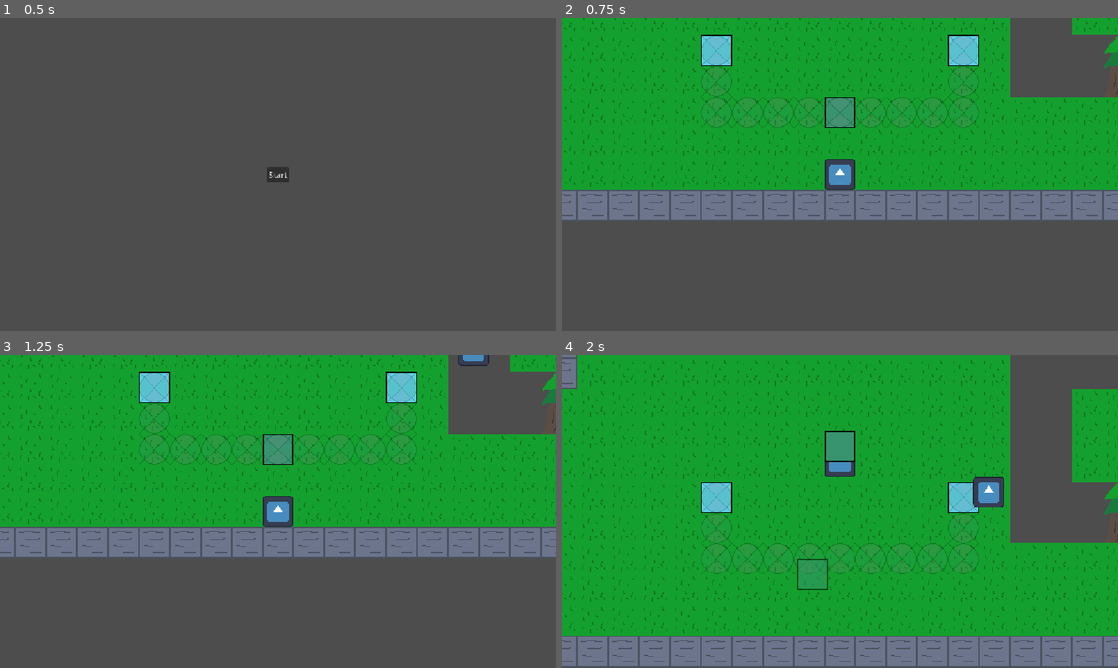
Above: before the commit, frames 1-4 (two rows, left to right).
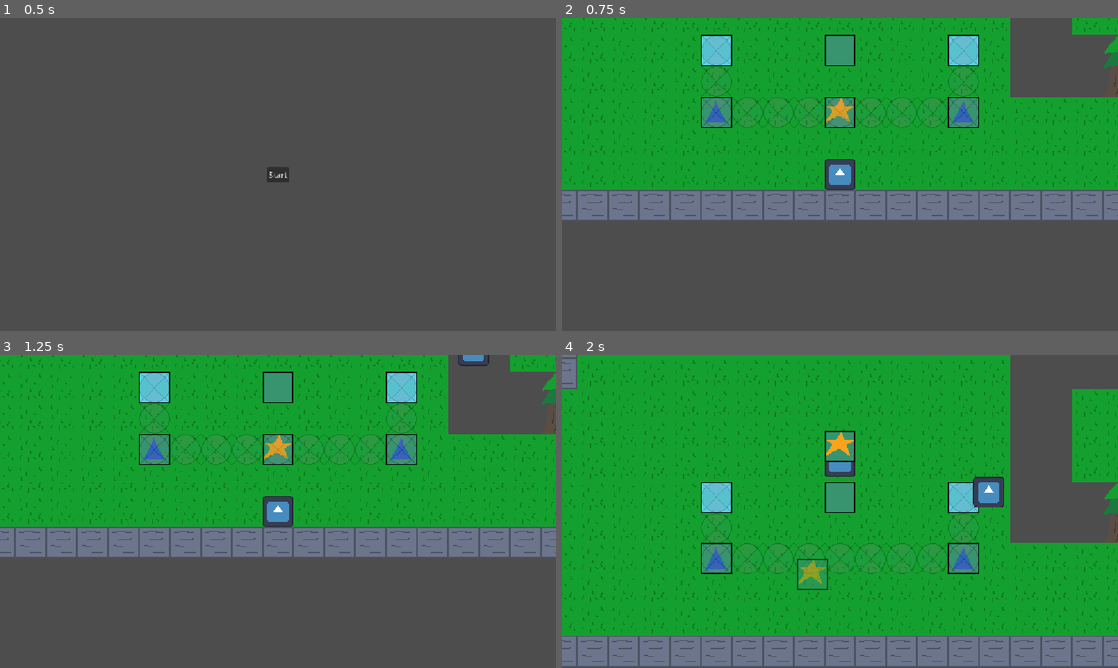
Above: after the commit, the same moments.

Repository: Deeeeelan/serious-game
Game: Godot game, scene res://scenes/title_screen.tscn
The game is run twice, just before and just after one commit, with the same random seed, the same clock (stepped at 60 frames per second) and the same inputs. The engine's default icon, where the game draws it, is replaced by a stand-in: a white triangle on a blue panel in a dark square.
Inputs (mouse positions are in pixels of both pictures, inside the frame that each line leads up to):
- Up to frame 1 (0.5 s): no input
- Up to frame 2 (0.75 s): click "Start" at 0.5 s
- Up to frame 3 (1.25 s): no input
- Up to frame 4 (2 s): tap Enter at 1.25 s; move the mouse to (812, 574) at 1.27 s; hold W (up) from 1.28 s (still down); hold Q (drop) from 1.28 s (still down); click (812, 574) at 1.42 s; tap Space (interact) at 1.55 s

Frame 1 is identical in both runs. In frame 2, 1.8% of the frame differs, in the area x 25-75%, y 5-36%; in frame 3, 1.8%; in frame 4, 2.0%, in the area x 25-75%, y 24-74%.

Commit message:
Add functionality for scene based tile throwing

Diff:
--- /dev/null
+++ b/assets/special_tiles/base.tscn
@@ -0,0 +1,24 @@
+[gd_scene format=3 uid="uid://cok3lnntxar2j"]
+
+[ext_resource type="Texture2D" uid="uid://bipbhssvt8030" path="res://assets/images/tilemaps/spritemap.png" id="1_tkinf"]
+[ext_resource type="Script" uid="uid://6gtukjsaidgw" path="res://scripts/buildings/building.gd" id="1_x2ohm"]
+
+[sub_resource type="AtlasTexture" id="AtlasTexture_6sj1v"]
+atlas = ExtResource("1_tkinf")
+region = Rect2(64, 0, 32, 32)
+
+[sub_resource type="RectangleShape2D" id="RectangleShape2D_8tn5n"]
+size = Vector2(32, 32)
+
+[node name="Base" type="Area2D" unique_id=455888610]
+collision_layer = 2
+collision_mask = 2
+script = ExtResource("1_x2ohm")
+atlas_texture = Vector2i(2, 0)
+health = 1000
+
+[node name="Sprite2D" type="Sprite2D" parent="." unique_id=1742097956]
+texture = SubResource("AtlasTexture_6sj1v")
+
+[node name="CollisionShape2D" type="CollisionShape2D" parent="." unique_id=1243386754]
+shape = SubResource("RectangleShape2D_8tn5n")
--- a/assets/tile_sets/tile_set.tres
+++ b/assets/tile_sets/tile_set.tres
@@ -1,6 +1,7 @@
 [gd_resource type="TileSet" format=3 uid="uid://b18owb3f4k60j"]
 
 [ext_resource type="Texture2D" uid="uid://bipbhssvt8030" path="res://assets/images/tilemaps/spritemap.png" id="1_m6ex6"]
+[ext_resource type="PackedScene" uid="uid://cok3lnntxar2j" path="res://assets/special_tiles/base.tscn" id="2_5seww"]
 
 [sub_resource type="NavigationPolygon" id="NavigationPolygon_m6ex6"]
 vertices = PackedVector2Array(16, 16, -16, 16, -16, -16, 16, -16)
@@ -47,6 +48,14 @@
 1:2/0 = 0
 1:2/0/navigation_layer_0/polygon = SubResource("NavigationPolygon_u3kwe")
 1:0/0 = 0
+2:0/0 = 0
+2:0/0/physics_layer_1/polygon_0/points = PackedVector2Array(-16, -16, 16, -16, 16, 16, -16, 16)
+2:1/0 = 0
+2:1/0/physics_layer_1/polygon_0/points = PackedVector2Array(-16, -16, 16, -16, 16, 16, -16, 16)
+1:1/0 = 0
+
+[sub_resource type="TileSetScenesCollectionSource" id="TileSetScenesCollectionSource_hxdb4"]
+scenes/1/scene = ExtResource("2_5seww")
 
 [resource]
 tile_size = Vector2i(32, 32)
@@ -55,3 +64,4 @@
 physics_layer_1/collision_mask = 2
 navigation_layer_0/layers = 1
 sources/0 = SubResource("TileSetAtlasSource_ki5qi")
+sources/1 = SubResource("TileSetScenesCollectionSource_hxdb4")
--- a/scenes/game.tscn
+++ b/scenes/game.tscn
@@ -30,7 +30,7 @@
 tile_set = ExtResource("1_uwrxv")
 
 [node name="Ground" type="TileMapLayer" parent="Node2D/Terrain" unique_id=149897057 groups=["Obstacles"]]
-tile_map_data = PackedByteArray("AAAAAP3/AAAAAAAAAAD8//v/AAAAAAEAAAAEAPv/AAAAAAEAAAA=")
+tile_map_data = PackedByteArray("AAAEAPv/AAAAAAEAAAD8//v/AAAAAAEAAAAAAPv/AAAAAAAAAAAEAP3/AAACAAEAAAD8//3/AAACAAEAAAAAAP3/AQAAAAAAAQA=")
 tile_set = ExtResource("1_uwrxv")
 
 [node name="Underground" type="TileMapLayer" parent="Node2D/Terrain" unique_id=1655468512]
@@ -58,7 +58,6 @@
 path_max_distance = 256.0
 avoidance_enabled = true
 radius = 16.0
-debug_enabled = true
 
 [node name="Player" parent="Node2D" unique_id=296816734 node_paths=PackedStringArray("current_tm", "ground_tm", "underground_tm", "debris") instance=ExtResource("2_lnu2h")]
 position = Vector2(16, -16)
--- /dev/null
+++ b/scripts/buildings/base.gd
@@ -0,0 +1 @@
+extends Building
--- /dev/null
+++ b/scripts/buildings/building.gd
@@ -0,0 +1,18 @@
+extends Node2D
+class_name Building
+
+signal health_changed(new)
+
+@export var atlas_texture: Vector2i
+
+@export var health : int = 100:
+	set(value):
+		health = value
+		health_changed.emit(health)
+
+func _ready() -> void:
+	health_changed.connect(func(new):
+		if health <= 0:
+			print("building dead")
+			queue_free()
+		)
--- a/scripts/enemy_script_simple.gd
+++ b/scripts/enemy_script_simple.gd
@@ -2,6 +2,9 @@
 
 @export var SPEED = 100.0
 @export var target: Node2D
+
+@export var health = 100
+@export var damage = 10
 
 func _ready() -> void:
 	pass # Replace with function body.
--- a/scripts/player_movement.gd
+++ b/scripts/player_movement.gd
@@ -26,8 +26,16 @@
 # Get the texture of the current cell position
 func cell_pos_to_texture(tm: TileMapLayer, tm_pos: Vector2i) -> Texture:
 	var sid := tm.get_cell_source_id(tm_pos)
-	var src : TileSetAtlasSource = tm.tile_set.get_source(sid) as TileSetAtlasSource
-	var atl_coord := tm.get_cell_atlas_coords(tm_pos)
+	var source = tm.tile_set.get_source(sid)
+	var atl_coord: Vector2i
+	var src : TileSetAtlasSource = tm.tile_set.get_source(0)
+
+	if source is TileSetScenesCollectionSource:
+		atl_coord = source.get_scene_tile_scene(1).instantiate().atlas_texture
+		print(atl_coord)
+
+	else:
+		atl_coord = tm.get_cell_atlas_coords(tm_pos)
 	var rect := src.get_tile_texture_region(atl_coord)
 	var img : Image = src.texture.get_image()
 	var t_img := img.get_region(rect)
@@ -37,7 +45,11 @@
 func carry_at_pos(tm: TileMapLayer, pos: Vector2i):
 	if current_tm.get_cell_source_id(pos) != -1:
 		carrying = true
-		carrying_data = current_tm.get_cell_atlas_coords(pos)
+		carrying_data = {
+			atcoords = current_tm.get_cell_atlas_coords(pos),
+			sid = current_tm.get_cell_source_id(pos),
+			altid = current_tm.get_cell_alternative_tile(pos)
+		}
 		var img = cell_pos_to_texture(tm, pos)
 		$Holding.texture = img
 		$Aim.texture = img
@@ -65,7 +77,7 @@
 		tween.play()
 		await tween.finished
 		throw_obj.queue_free()
-		tm.set_cell(pos, 0, saved_carrying_data)
+		tm.set_cell(pos, saved_carrying_data.sid, saved_carrying_data.atcoords, saved_carrying_data.altid)
 		animating_tile_pos.erase(pos)
 
 func _input(event: InputEvent) -> void:
Binary file changed: assets/images/tilemaps/spritemap.png
Not shown, added: scripts/buildings/base.gd.uid
Not shown, added: scripts/buildings/building.gd.uid
